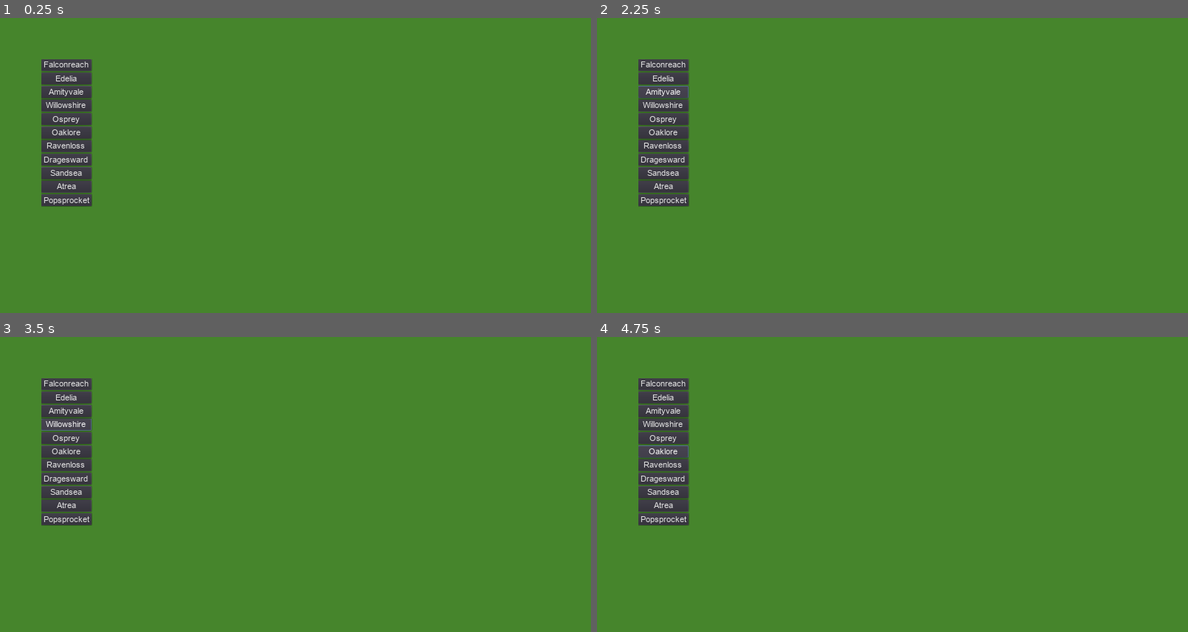
Above: before the commit, frames 1-4 (two rows, left to right).
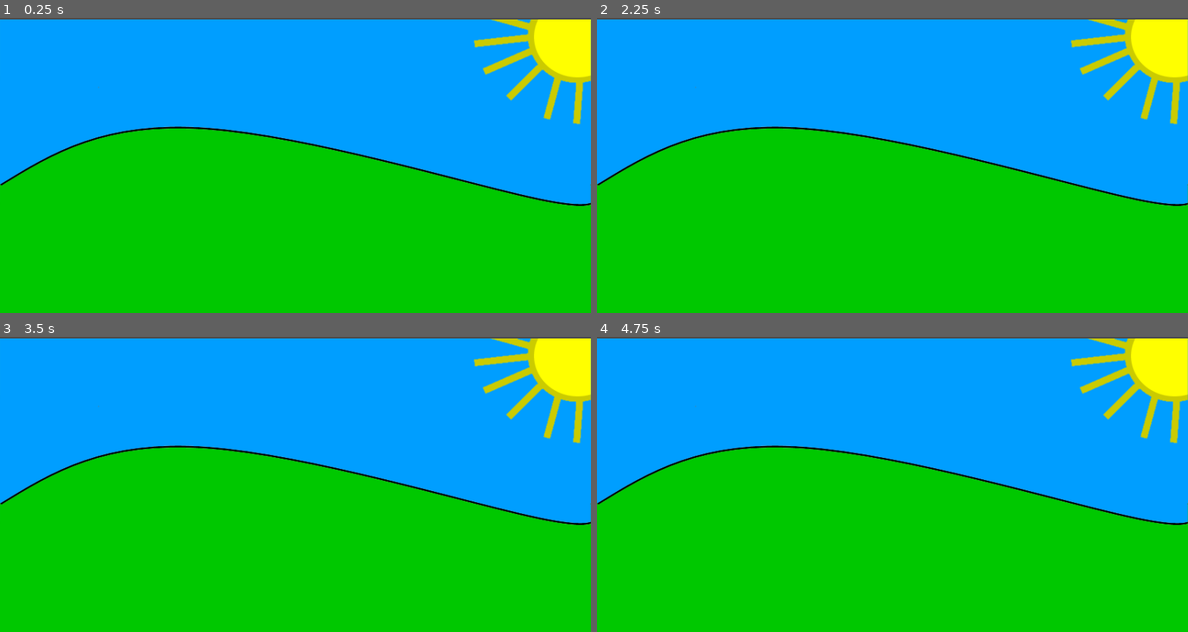
Above: after the commit, the same moments.

Repository: cedrei/DatingFable
Game: Godot game, scene res://scenes/BasicLevel.tscn
Two runs of this game, one before a commit and one after it. Both use one fixed random seed, a clock stepped at 60 frames per second and the inputs below. Before the commit the project starts from res://scenes/LevelLoader.tscn.
Inputs (mouse positions are in pixels of both pictures, inside the frame that each line leads up to):
- Up to frame 1 (0.25 s): no input
- Up to frame 2 (2.25 s): click (662, 65) at 0.5 s, where only the run before the commit has a clickable "Falconreach"; click (662, 79) at 1.25 s, where only the run before the commit has a clickable "Edelia"; click (662, 91) at 2 s, where only the run before the commit has a clickable "Amityvale"
- Up to frame 3 (3.5 s): click (65, 425) at 2.75 s, where only the run before the commit has a clickable "Willowshire"
- Up to frame 4 (4.75 s): click (662, 437) at 3.5 s, where only the run before the commit has a clickable "Osprey"; click (662, 452) at 4.25 s, where only the run before the commit has a clickable "Oaklore"

The runs differ from the first frame. In frame 1, 100% of the frame differs, in the area x 0-100%, y 0-100%; in frame 2, 100%; in frame 3, 100%; in frame 4, 100%.

Commit message:
Begin work on the level editor

Diff:
--- a/project.godot
+++ b/project.godot
@@ -16,7 +16,7 @@
 [application]
 
 config/name="DatingFable"
-run/main_scene="res://scenes/LevelLoader.tscn"
+run/main_scene="res://scenes/BasicLevel.tscn"
 config/icon="res://assets/placeholdericon.png"
 
 [display]
--- /dev/null
+++ b/scenes/BasicLevel.tscn
@@ -0,0 +1,10 @@
+[gd_scene load_steps=2 format=2]
+
+[ext_resource path="res://scripts/BasicLevel.gd" type="Script" id=1]
+
+[node name="BasicLevel" type="Node2D"]
+script = ExtResource( 1 )
+
+[node name="Background" type="Sprite" parent="."]
+position = Vector2( 0.541656, -4.68164 )
+offset = Vector2( 425.923, 260.573 )
--- /dev/null
+++ b/scripts/BasicLevel.gd
@@ -0,0 +1,56 @@
+extends Node2D
+
+func set_background(name):
+	# Load the image
+	var image = Image.new()
+	image.load("res://assets/backgrounds/"+name)
+
+	# Make image into texture
+	var texture = ImageTexture.new()
+	texture.create_from_image(image)
+
+	# Set background to texture
+	$Background.texture = texture
+
+	# Calculate the scale to make the image fit the screen
+	# Use the larger value to make sure that the background
+	# fills the entire screen
+	var scale = 1440.0 / image.get_width()
+	if (720.0 / image.get_height() > scale):
+		scale = 720.0 / image.get_height()
+	$Background.scale = Vector2(scale,scale)
+
+func execute(command):
+	# Split the command into an array
+	command = command.split(" ")
+
+	# The first word is the command
+	if (command[0] == "set-bg"):
+		set_background(command[1])
+
+func load_txt(filename):
+	# Load the file for the level
+	# Save each line to an array
+	var result = []
+
+	# Open the file
+	var f = File.new()
+	f.open(filename, 1)
+
+	# Loop through all the lines in the file
+	while not f.eof_reached():
+		var line = f.get_line()
+		result.push_back(line)
+	f.close()
+	return result
+
+func _ready():
+	# Placeholder, will be called from outside this file
+	init("Falconreach")
+
+func init(level_name):
+	# Load a level
+	var commands = load_txt("res://levels/" + level_name + ".txt")
+	# Loop through it's commands
+	for command in commands:
+		execute(command)
--- a/scripts/LevelLoaderOption.gd
+++ b/scripts/LevelLoaderOption.gd
@@ -1,5 +1,6 @@
 extends Button
 
 func set_path(file_name):
+	# Set the text of the button
 	var file_name_length = file_name.length() - 4
 	text = file_name.substr(0,file_name_length)
Binary file added: assets/backgrounds/placeholder.png
Not shown, added: assets/backgrounds/placeholder.png.import
Not shown, changed: levels/Falconreach.txt
